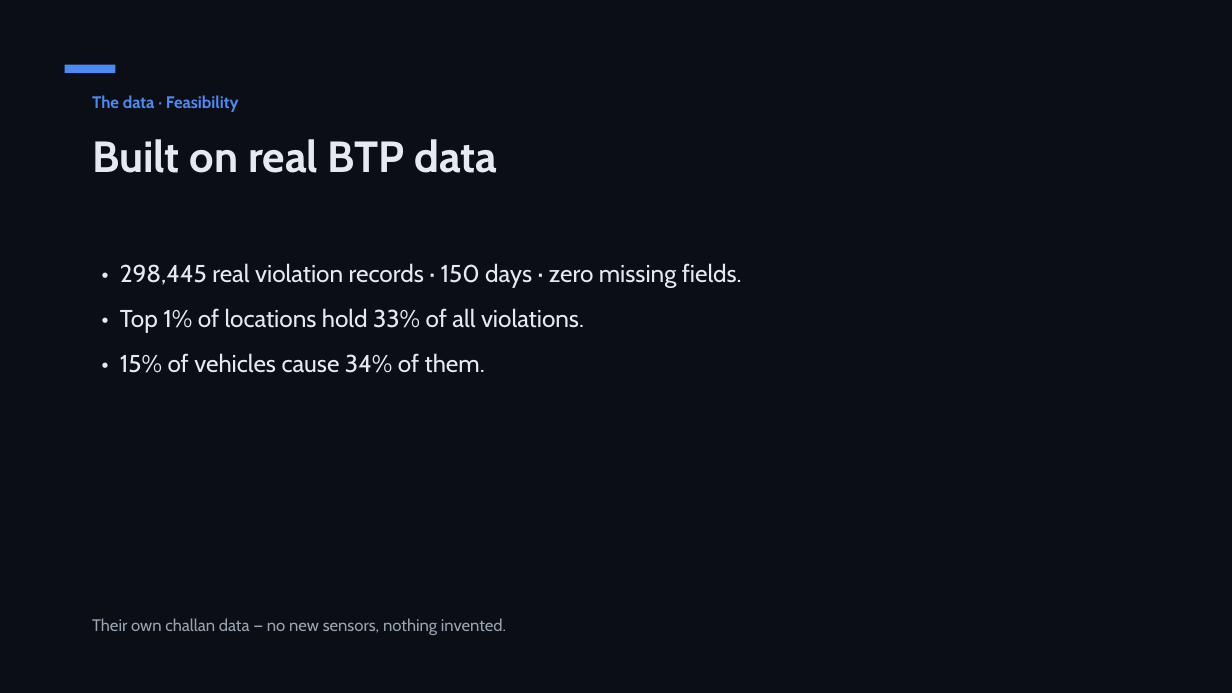
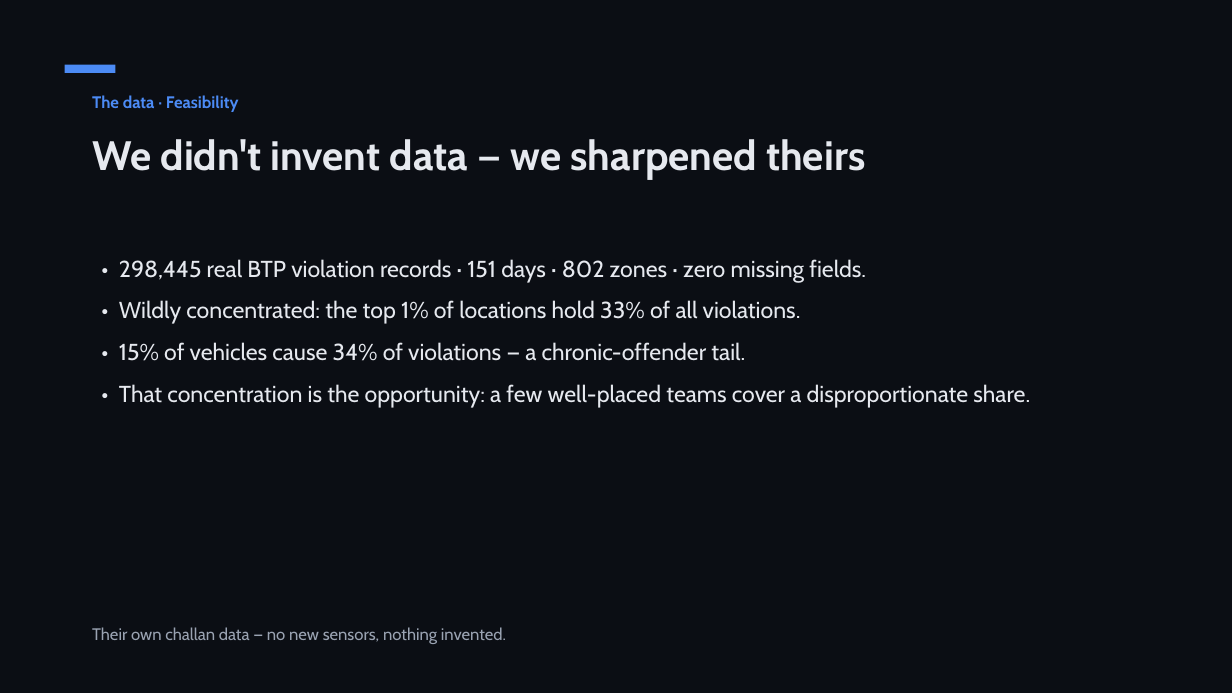
Before and after one commit to shubhambhattog/flipkart-gridlock-2.0-r2, a slide deck: slide 3 of pitch/ParkPulse_Deck.pptx. Drawn at 1232x693 pixels with LibreOffice and Linux fonts; fonts in the diff are those of the drawing. Boxes give left, top, right and bottom in pixels: in the first picture for what was removed or moved away, otherwise in the second. Text is boxed around its words. In the diff, an @@ line names an element or a change of style, - is before the commit and + after.

```diff
--- a/pitch/ParkPulse_Deck.pptx
+++ b/pitch/ParkPulse_Deck.pptx
@@ text at box(92, 139, 865, 180): text changed; size 34 to 32 pt @@
-Built on real BTP data
+We didn't invent data — we sharpened theirs
@@ text at box(119, 259, 1030, 408): text changed; size 19 to 18 pt @@
-• 298,445 real violation records · 150 days · zero missing fields.
-• Top 1% of locations hold 33% of all violations.
-• 15% of vehicles cause 34% of them.
+• 298,445 real BTP violation records · 151 days · 802 zones · zero missing fields.
+• Wildly concentrated: the top 1% of locations hold 33% of all violations.
+• 15% of vehicles cause 34% of violations — a chronic-offender tail.
+• That concentration is the opportunity: a few well-placed teams cover a disproportionate share.
@@ text "Their own challan data — ...": place and size @@
-text "Their own challan data — ..." at box(92, 618, 506, 635)
+text "Their own challan data — ..." at box(92, 627, 506, 644)
```
Also in this commit, not shown: 12 other slides changed, 1 slide added, 20 other files.
